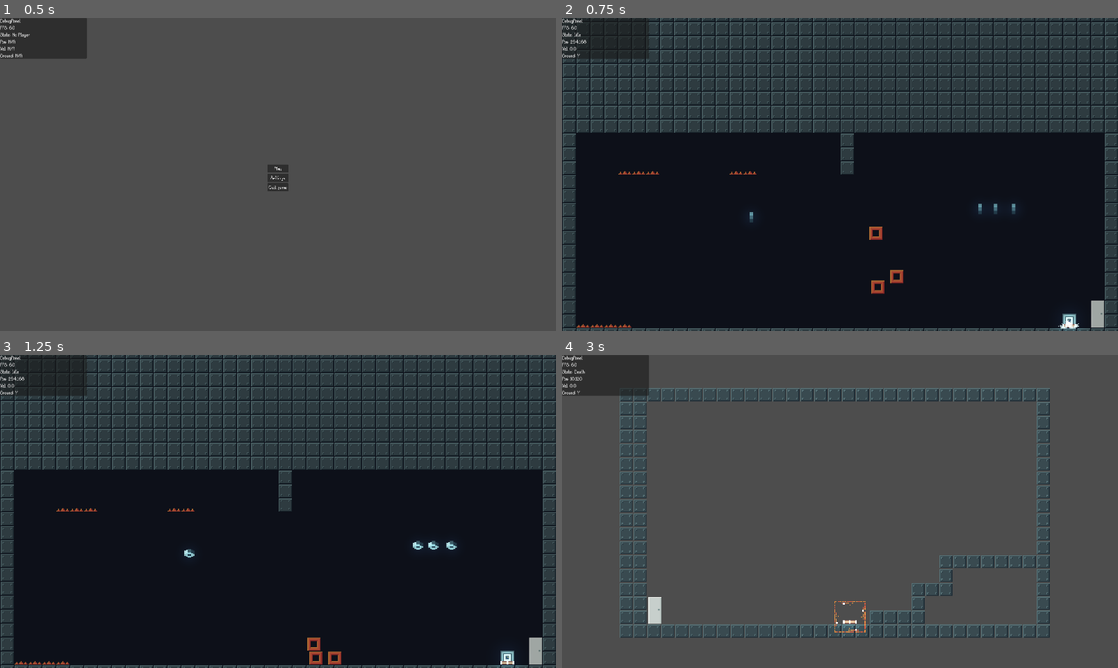
Above: before the commit, frames 1-4 (two rows, left to right).
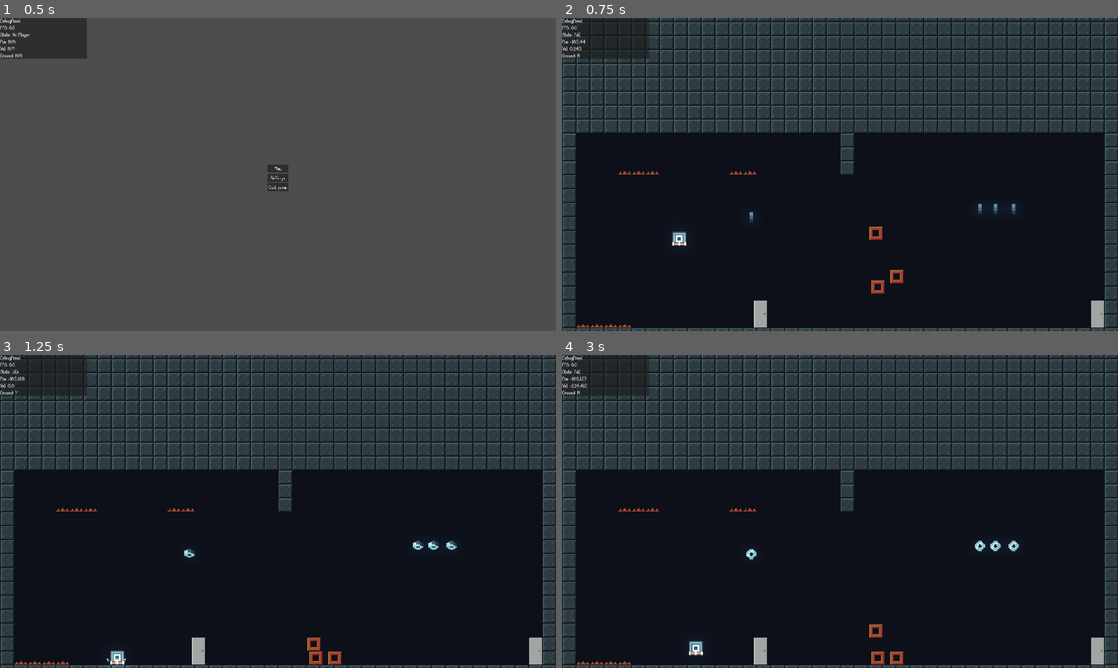
Above: after the commit, the same moments.

Repository: LeZellus/pistonprecision
Game: Godot game, scene res://scenes/worlds/MainScene.tscn
Two runs of this game, one before a commit and one after it. Both use one fixed random seed, a clock stepped at 60 frames per second and the inputs below.
Inputs:
- Up to frame 1 (0.5 s): no input
- Up to frame 2 (0.75 s): click "Play" at 0.5 s
- Up to frame 3 (1.25 s): no input
- Up to frame 4 (3 s): tap Enter (ui_accept) at 1.25 s; hold D (move_right) 1.28-2.78 s; tap Space (jump) at 1.52, 2.27 s; hold A (move_left) from 2.78 s (still down)

Frame 1 is identical in both runs. In frame 2, 0.5% of the frame differs, in the area x 1-94%, y 4-100%; in frame 3, 0.5%; in frame 4, 88%, in the area x 0-100%, y 0-100%.
Error after the commit: Invalid call. Nonexistent function 'transition_to_room_with_target_door' in base 'Node (SceneManager.gd)'. (res://scripts/objects/Door.gd:90)

Commit message:
update door system

Diff:
--- a/scenes/worlds/world_01/room_01.tscn
+++ b/scenes/worlds/world_01/room_01.tscn
@@ -54,12 +54,6 @@
 [node name="LayerTraps" parent="TileMapLayer" instance=ExtResource("7_3dmaq")]
 tile_map_data = PackedByteArray("AAD4////AAAAAAAAAAD5////AAAAAAAAAADw////AAAAAAAAAADx////AAAAAAAAAADy////AAAAAAAAAADt/woAAAAAAAAAAADu/woAAAAAAAAAAADv/woAAAAAAAAAAADw/woAAAAAAAAAAAA=")
 
-[node name="Door" parent="." instance=ExtResource("6_eerqf")]
-position = Vector2(296, 160)
-door_id = "room_01_right"
-target_door_id = "room_02_left"
-is_default_spawn = true
-
 [node name="Camera2D2" type="Camera2D" parent="."]
 z_index = 1000
 zoom = Vector2(3, 3)
@@ -68,3 +62,17 @@
 [node name="DirectionalLight2D" type="DirectionalLight2D" parent="."]
 energy = 0.2
 blend_mode = 1
+
+[node name="Doors" type="Node" parent="."]
+
+[node name="Door" parent="Doors" instance=ExtResource("6_eerqf")]
+position = Vector2(296, 160)
+door_id = "room_01_right"
+target_door_id = "room_02_left"
+is_default_spawn = true
+
+[node name="Door2" parent="Doors" instance=ExtResource("6_eerqf")]
+position = Vector2(-92, 160)
+door_id = "room_01_left"
+target_door_id = "room_02_right"
+spawn_side = 1
--- a/scenes/worlds/world_01/room_02.tscn
+++ b/scenes/worlds/world_01/room_02.tscn
@@ -33,3 +33,9 @@
 target_door_id = "room_01_right"
 is_default_spawn = true
 spawn_side = 1
+
+[node name="Door2" parent="Doors" instance=ExtResource("5_jwnet")]
+position = Vector2(-24, 112)
+target_room_id = "room_01"
+door_id = "room_02_Right"
+target_door_id = "room_01_left"
--- a/scripts/managers/SceneManager.gd
+++ b/scripts/managers/SceneManager.gd
@@ -1,4 +1,4 @@
-# scripts/managers/SceneManager.gd - Version propre
+# scripts/managers/SceneManager.gd - Fix universel physique
 extends Node
 
 # === REFERENCES ===
@@ -23,17 +23,13 @@
 
 # === API PRINCIPALE ===
 func load_world_with_player(world_resource: WorldData, start_room_id: String = ""):
-	"""Point d'entrée principal : charge le monde ET crée le joueur"""
 	if not world_resource:
 		push_error("SceneManager: Ressource monde null!")
 		return
 
 	current_world = world_resource
-
-	# Créer le joueur en premier
 	_create_player()
 
-	# Déterminer la salle avec fallback intelligent
 	var room_id = _get_valid_room_id(start_room_id)
 	if room_id.is_empty():
 		push_error("SceneManager: Aucune salle valide trouvée!")
@@ -41,81 +37,42 @@
 
 	await load_room(room_id)
 
-	# Position initiale du joueur (première fois)
-	_setup_initial_player_position()
-
 func _create_player():
-	"""Crée le joueur dans le monde"""
 	_cleanup_player()
 
 	player = PLAYER_SCENE.instantiate()
 	world_container.add_child(player)
 	print("SceneManager: Joueur créé et ajouté au monde")
 
-func _setup_initial_player_position():
-	"""Position le joueur au spawn initial (première fois seulement)"""
-	if not player or not is_instance_valid(player):
-		return
-
-	# Vérifier si on a un checkpoint sauvegardé
-	var game_manager = get_node_or_null("/root/GameManager")
-	if game_manager and game_manager.has_checkpoint():
-		var door_id = game_manager.get_last_door_id()
-		var room_id = game_manager.get_last_room_id()
-
-		print("SceneManager: Checkpoint trouvé - door '%s' dans room '%s'" % [door_id, room_id])
-
-		# Si on est dans la bonne room, spawn à la door
-		if room_id == get_current_room_id():
-			var door = _find_door_by_id(door_id)
-			if door:
-				player.global_position = door.get_spawn_position()
-				print("SceneManager: Position initiale à la door '%s'" % door_id)
-				return
-
-	# Sinon, chercher la door par défaut dans la room
-	var default_door = _find_default_spawn_door()
-	if default_door:
-		player.global_position = default_door.get_spawn_position()
-		print("SceneManager: Position initiale à la door par défaut '%s'" % default_door.door_id)
-	else:
-		# Fallback absolu (ne devrait plus arriver)
-		player.global_position = Vector2(0, 0)
-		print("SceneManager: ATTENTION - Aucune door de spawn trouvée, position (0,0)")
-
-func _find_default_spawn_door() -> Door:
-	"""Trouve la door marquée comme spawn par défaut"""
-	var doors = get_tree().get_nodes_in_group("doors")
-	for door in doors:
-		if door is Door and door.is_default_spawn:
-			return door
-
-	# Si aucune door par défaut, prendre la première
-	if doors.size() > 0:
-		return doors[0] as Door
-
-	return null
-
-func _find_door_by_id(door_id: String) -> Door:
-	"""Trouve une door par son ID"""
-	var doors = get_tree().get_nodes_in_group("doors")
-	for door in doors:
-		if door is Door and door.door_id == door_id:
-			return door
-	return null
-
-# === METHODES LEGACY ===
+# === MÉTHODES LEGACY ===
 func initialize_with_player(player_scene: PackedScene):
-	"""Méthode legacy - dépréciée"""
 	push_warning("initialize_with_player est déprécié, utilisez load_world_with_player")
 	_create_player()
 
 func load_world(world_resource: WorldData, start_room_id: String = ""):
 	await load_world_with_player(world_resource, start_room_id)
 
-# === CHARGEMENT DE ROOMS ===
+# === UTILITAIRES ===
+func _cleanup_player():
+	if not player or not is_instance_valid(player):
+		return
+
+	player.queue_free()
+	player = null
+
+func _get_valid_room_id(requested_id: String) -> String:
+	if not requested_id.is_empty() and current_world.get_room(requested_id):
+		return requested_id
+
+	if current_world.rooms.size() > 0:
+		var fallback_id = current_world.rooms[0].room_id
+		if not requested_id.is_empty():
+			print("SceneManager: Salle '%s' introuvable, utilisation de '%s'" % [requested_id, fallback_id])
+		return fallback_id
+
+	return ""
+
 func load_room(room_id: String, _spawn_id: String = "default"):
-	"""Charge une room (pour transitions normales)"""
 	if not current_world:
 		push_error("Aucun monde chargé")
 		return
@@ -127,14 +84,9 @@
 
 	current_room = room_data
 	await _load_new_room(room_data)
-
-func load_room_for_respawn(room_id: String):
-	"""Charge une room pour respawn (ne modifie PAS la position du joueur)"""
-	print("SceneManager: Chargement room '%s' pour respawn" % room_id)
-	await load_room(room_id)
+	await _setup_player_in_room()
 
 func _load_new_room(room_data: RoomData):
-	"""Charge physiquement la nouvelle room"""
 	if current_room_node and is_instance_valid(current_room_node):
 		current_room_node.queue_free()
 		await current_room_node.tree_exited
@@ -148,12 +100,44 @@
 	current_room_node.name = "CurrentRoom"
 	world_container.add_child(current_room_node)
 
-	# S'assurer que le joueur est au-dessus de la room
-	if player and is_instance_valid(player):
-		world_container.move_child(player, -1)
+# === FIX UNIVERSEL : COLLISION SHAPE TEMPORAIRE ===
+func _setup_player_in_room():
+	if not player or not is_instance_valid(player):
+		return
+
+	# S'assurer que le joueur est au-dessus de la salle
+	world_container.move_child(player, -1)
+
+	await _safe_spawn_player(Vector2(-185, 30))
+
+func _safe_spawn_player(spawn_pos: Vector2):
+	"""Fix universel pour le spawn - fonctionne avec tous les niveaux"""
+	if not player:
+		return
+
+	# 1. DÉSACTIVER temporairement la collision du joueur
+	var collision_shape = player.get_node("CollisionShape2D")
+	if collision_shape:
+		collision_shape.set_deferred("disabled", true)
+
+	# 2. Arrêter toute vélocité et positionner
+	player.velocity = Vector2.ZERO
+	player.global_position = spawn_pos
+
+	# 3. Attendre que la physique se stabilise
+	await get_tree().process_frame
+	await get_tree().process_frame
+
+	# 4. RÉACTIVER la collision
+	if collision_shape:
+		collision_shape.set_deferred("disabled", false)
+
+	# 5. Attendre encore 1 frame pour validation
+	await get_tree().process_frame
+
+	print("SceneManager: Joueur positionné en %s" % player.global_position)
 
 func transition_to_room(target_room_id: String):
-	"""Transition normale entre rooms (via doors)"""
 	if not current_world:
 		push_error("Aucun monde chargé")
 		return
@@ -170,50 +154,6 @@
 	if player and is_instance_valid(player):
 		player.velocity = preserved_velocity
 
-func transition_to_room_with_target_door(target_room_id: String, target_door_id: String):
-	"""Transition avec téléportation à une door spécifique"""
-	if not current_world:
-		push_error("Aucun monde chargé")
-		return
-
-	var preserved_velocity = Vector2.ZERO
-	if player and is_instance_valid(player):
-		preserved_velocity = player.velocity
-
-		if player.has_method("start_room_transition"):
-			player.start_room_transition()
-
-	await load_room(target_room_id)
-
-	# Téléporter le joueur à la door cible
-	_teleport_player_to_door(target_door_id)
-
-	if player and is_instance_valid(player):
-		player.velocity = preserved_velocity
-
-func _teleport_player_to_door(door_id: String):
-	"""Téléporte le joueur à une door spécifique"""
-	if not player or not is_instance_valid(player):
-		return
-
-	var target_door = _find_door_by_id(door_id)
-	if not target_door:
-		print("SceneManager: ERREUR - Door '%s' introuvable pour téléportation" % door_id)
-		return
-
-	var spawn_pos = target_door.get_spawn_position()
-	player.global_position = spawn_pos
-	player.velocity = Vector2.ZERO
-	print("SceneManager: Joueur téléporté à la door '%s' position %v" % [door_id, spawn_pos])
-
-# === CLEANUP ===
-func _cleanup_player():
-	if not player or not is_instance_valid(player):
-		return
-
-	player.queue_free()
-	player = null
-
 func cleanup_world():
 	_cleanup_player()
 	_cleanup_room()
@@ -228,18 +168,6 @@
 	current_world = null
 	current_room = null
 
-func _get_valid_room_id(requested_id: String) -> String:
-	if not requested_id.is_empty() and current_world.get_room(requested_id):
-		return requested_id
-
-	if current_world.rooms.size() > 0:
-		var fallback_id = current_world.rooms[0].room_id
-		if not requested_id.is_empty():
-			print("SceneManager: Salle '%s' introuvable, utilisation de '%s'" % [requested_id, fallback_id])
-		return fallback_id
-
-	return ""
-
 # === GETTERS ===
 func get_current_room_id() -> String:
 	return current_room.room_id if current_room else ""
--- a/scripts/objects/Door.gd
+++ b/scripts/objects/Door.gd
@@ -66,6 +66,7 @@
 
 	print("Door '%s' utilisée par le joueur" % door_id)
 	_open_door()
+	SceneManager.transition_to_room(target_room_id)
 
 func _open_door():
 	if is_open:
@@ -115,10 +116,10 @@
 	match spawn_side:
 		SpawnSide.LEFT:
 			# Bord gauche de la door (-8) - distance de spawn, au niveau du sol (+16)
-			offset = Vector2(-8 - spawn_distance, 16)
+			offset = Vector2(-8 - spawn_distance, 18)
 		SpawnSide.RIGHT:
 			# Bord droit de la door (+8) + distance de spawn, au niveau du sol (+16)
-			offset = Vector2(8 + spawn_distance, 16)
+			offset = Vector2(8 + spawn_distance, 18)
 
 	var final_pos = base_position + offset
 	print("Door '%s': spawn %s à %v (door=%v + offset=%v)" % [door_id, SpawnSide.keys()[spawn_side], final_pos, base_position, offset])
